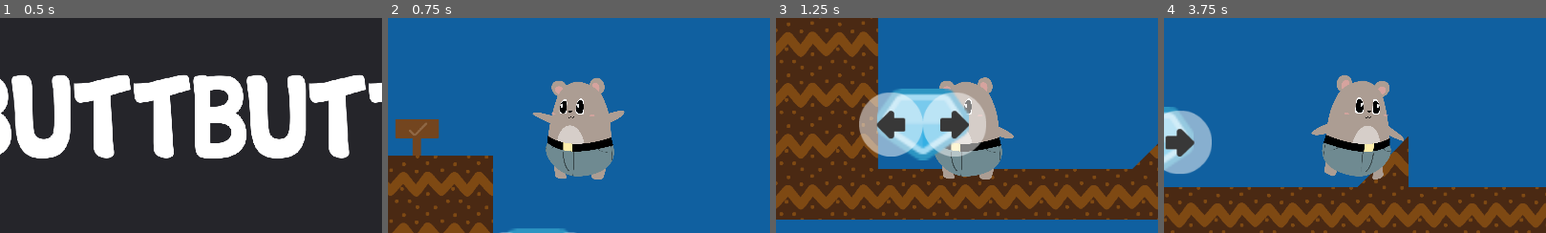
Above: before the commit, frames 1-4 (left to right).
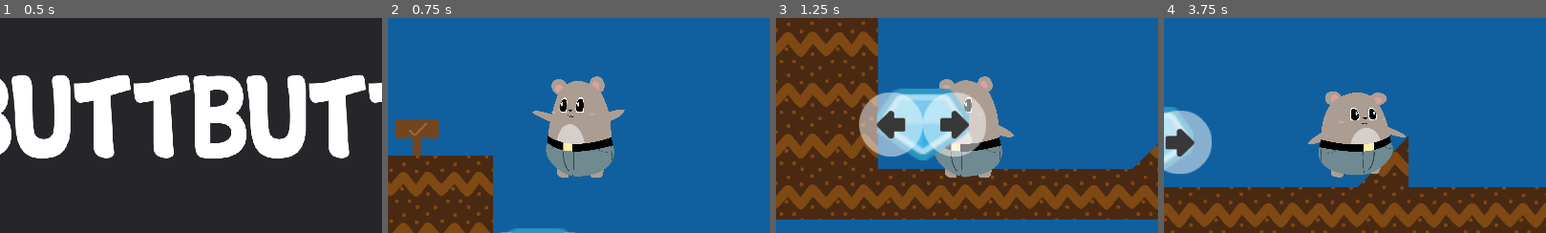
Above: after the commit, the same moments.

Repository: arnaudcoj/buttbutt_adventures
Game: Godot game, scene res://Main/scenes/Main.tscn
Two runs of this game, one before a commit and one after it. Both use one fixed random seed, a clock stepped at 60 frames per second and the inputs below.
Inputs (mouse positions are % of the whole screen's width and height, from its top left):
- Up to frame 1 (0.5 s): no input
- Up to frame 2 (0.75 s): tap Enter (ui_accept) at 0.5 s; move the mouse to (72, 45) at 0.52 s; hold Right (right_action) from 0.53 s (still down); click (72, 45) at 0.67 s
- Up to frame 3 (1.25 s): keep holding Right (right_action); tap Enter (ui_accept) at 0.77 s
- Up to frame 4 (3.75 s): move the mouse to (30, 55) at 1.27 s; tap Enter (ui_accept) at 1.52, 3.02 s; move the mouse to (60, 28) at 2.02 s; release Right (right_action) at 2.03 s; hold Left (left_action) 2.03-2.78 s; move the mouse to (45, 70) at 2.77 s; hold Right (right_action) from 2.78 s (still down); click (45, 70) at 2.92 s; move the mouse to (80, 65) at 3.52 s
The pictures show only the part of the screen within x 25-75%, y 24-74%; the shares and areas given below are measured in that part.

Frame 1 is identical in both runs. In frame 2, 0.6% of the frame differs, in the area x 37-62%, y 27-76%; in frame 3, 0.4%; in frame 4, 3.0%, in the area x 37-64%, y 26-76%.
Error in both runs: Trying to assign value of type 'Node' to a variable of type 'KinematicBody2D'. (res://Main/scripts/Splash.gd:4)

Commit message:
better walk animation

Diff:
--- a/sources/entities/buttbutt/Skeleton.tscn
+++ b/sources/entities/buttbutt/Skeleton.tscn
@@ -130,8 +130,68 @@
 "update": 0,
 "values": [ Vector2( 1, 1 ) ]
 }
-
-[sub_resource type="Animation" id=5]
+tracks/9/type = "value"
+tracks/9/path = NodePath("Front/ButtPivot/Butt/BodyPivot/Body/LeftEarPivot:rotation_degrees")
+tracks/9/interp = 1
+tracks/9/loop_wrap = true
+tracks/9/imported = false
+tracks/9/enabled = true
+tracks/9/keys = {
+"times": PoolRealArray( 0 ),
+"transitions": PoolRealArray( 1 ),
+"update": 0,
+"values": [ 0.0 ]
+}
+tracks/10/type = "value"
+tracks/10/path = NodePath("Front/ButtPivot/Butt/BodyPivot/Body/RightEarPivot:rotation_degrees")
+tracks/10/interp = 1
+tracks/10/loop_wrap = true
+tracks/10/imported = false
+tracks/10/enabled = true
+tracks/10/keys = {
+"times": PoolRealArray( 0 ),
+"transitions": PoolRealArray( 1 ),
+"update": 0,
+"values": [ 0.0 ]
+}
+tracks/11/type = "value"
+tracks/11/path = NodePath("Front/ButtPivot/Butt/BodyPivot/Body/FacePivot/Face/FaceRemoteTransform:position")
+tracks/11/interp = 1
+tracks/11/loop_wrap = true
+tracks/11/imported = false
+tracks/11/enabled = true
+tracks/11/keys = {
+"times": PoolRealArray( 0 ),
+"transitions": PoolRealArray( 1 ),
+"update": 0,
+"values": [ Vector2( -8.73872, -56.4044 ) ]
+}
+tracks/12/type = "value"
+tracks/12/path = NodePath("Front/ButtPivot/Butt/RightLegPivot/RightLeg:position")
+tracks/12/interp = 1
+tracks/12/loop_wrap = true
+tracks/12/imported = false
+tracks/12/enabled = true
+tracks/12/keys = {
+"times": PoolRealArray( 0 ),
+"transitions": PoolRealArray( 1 ),
+"update": 0,
+"values": [ Vector2( -4.99264, 35.636 ) ]
+}
+tracks/13/type = "value"
+tracks/13/path = NodePath("Front/ButtPivot/Butt/LeftLegPivot/LeftLeg:position")
+tracks/13/interp = 1
+tracks/13/loop_wrap = true
+tracks/13/imported = false
+tracks/13/enabled = true
+tracks/13/keys = {
+"times": PoolRealArray( 0 ),
+"transitions": PoolRealArray( 1 ),
+"update": 0,
+"values": [ Vector2( 7.42024, 31.2443 ) ]
+}
+
+[sub_resource type="Animation" id=2]
 resource_name = "Fall"
 length = 0.001
 tracks/0/type = "value"
@@ -243,9 +303,7 @@
 "values": [ Vector2( 1, 1 ) ]
 }
 
-[sub_resource type="Animation" id=2]
-resource_name = "Idle"
-length = 2.0
+[sub_resource type="Animation" id=3]
 loop = true
 tracks/0/type = "bezier"
 tracks/0/path = NodePath("Front/ButtPivot/Butt/BodyPivot/Body:scale:x")
@@ -255,7 +313,7 @@
 tracks/0/enabled = true
 tracks/0/keys = {
 "points": PoolRealArray( 1, -0.25, 0, 0.25, 0, 1.05, -0.25, 0, 0.25, 0, 1, -0.25, 0, 0.25, 0, 1, -0.25, 0, 0.25, 0 ),
-"times": PoolRealArray( 0, 0.8, 1.6, 2 )
+"times": PoolRealArray( 0, 0.4, 0.8, 1 )
 }
 tracks/1/type = "bezier"
 tracks/1/path = NodePath("Front/ButtPivot/Butt/BodyPivot/Body:scale:y")
@@ -265,7 +323,7 @@
 tracks/1/enabled = true
 tracks/1/keys = {
 "points": PoolRealArray( 1, -0.25, 0, 0.25, 0, 1, -0.25, 0, 0.25, 0, 1.05, -0.25, 0, 0.25, 0, 1, -0.25, 0, 0.25, 0 ),
-"times": PoolRealArray( 0, 0.4, 1.1, 2 )
+"times": PoolRealArray( 0, 0.2, 0.55, 1 )
 }
 tracks/2/type = "bezier"
 tracks/2/path = NodePath("Front/ButtPivot/Butt/BodyPivot/Body:position:x")
@@ -285,7 +343,7 @@
 tracks/3/enabled = true
 tracks/3/keys = {
 "points": PoolRealArray( -75.2619, -0.25, 0, 0.25, 0, -83, -0.25, 0, 0.25, 0, -75.262, -0.25, 0, 0.25, 0 ),
-"times": PoolRealArray( 0, 0.9, 2 )
+"times": PoolRealArray( 0, 0.45, 1 )
 }
 tracks/4/type = "value"
 tracks/4/path = NodePath("Front/ButtPivot/Butt/ButtSprite:scale")
@@ -294,7 +352,7 @@
 tracks/4/imported = false
 tracks/4/enabled = true
 tracks/4/keys = {
-"times": PoolRealArray( 0, 0.9, 2 ),
+"times": PoolRealArray( 0, 0.4, 1 ),
 "transitions": PoolRealArray( 1, 1, 1 ),
 "update": 0,
 "values": [ Vector2( 0.27, 0.27 ), Vector2( 0.285, 0.27 ), Vector2( 0.27, 0.27 ) ]
@@ -372,8 +430,7 @@
 "values": [ 0.0 ]
 }
 
-[sub_resource type="Animation" id=3]
-resource_name = "Jump"
+[sub_resource type="Animation" id=4]
 length = 2.0
 tracks/0/type = "bezier"
 tracks/0/path = NodePath("Front/ButtPivot/Butt/BodyPivot/Body:scale:x")
@@ -500,132 +557,176 @@
 "values": [ 45.0 ]
 }
 
-[sub_resource type="Animation" id=4]
-length = 2.0
+[sub_resource type="Animation" id=5]
+length = 0.7
 loop = true
-tracks/0/type = "bezier"
-tracks/0/path = NodePath("Front/ButtPivot/Butt/BodyPivot/Body:scale:x")
+tracks/0/type = "value"
+tracks/0/path = NodePath("Front/ButtPivot/Butt/ButtSprite:scale")
 tracks/0/interp = 1
 tracks/0/loop_wrap = true
 tracks/0/imported = false
 tracks/0/enabled = true
 tracks/0/keys = {
-"points": PoolRealArray( 1, -0.25, 0, 0.25, 0, 1.05, -0.25, 0, 0.25, 0, 1, -0.25, 0, 0.25, 0, 1, -0.25, 0, 0.25, 0 ),
-"times": PoolRealArray( 0, 0.8, 1.6, 2 )
-}
-tracks/1/type = "bezier"
-tracks/1/path = NodePath("Front/ButtPivot/Butt/BodyPivot/Body:scale:y")
+"times": PoolRealArray( 0.2, 0.6 ),
+"transitions": PoolRealArray( -2, -2 ),
+"update": 0,
+"values": [ Vector2( 0.3, 0.25 ), Vector2( 0.26, 0.3 ) ]
+}
+tracks/1/type = "value"
+tracks/1/path = NodePath("Front/ButtPivot/Butt/RightLegPivot:rotation_degrees")
 tracks/1/interp = 1
 tracks/1/loop_wrap = true
 tracks/1/imported = false
 tracks/1/enabled = true
 tracks/1/keys = {
-"points": PoolRealArray( 1, -0.25, 0, 0.25, 0, 1, -0.25, 0, 0.25, 0, 1.05, -0.25, 0, 0.25, 0, 1, -0.25, 0, 0.25, 0 ),
-"times": PoolRealArray( 0, 0.4, 1.1, 2 )
-}
-tracks/2/type = "bezier"
-tracks/2/path = NodePath("Front/ButtPivot/Butt/BodyPivot/Body:position:x")
+"times": PoolRealArray( 0.2, 0.5 ),
+"transitions": PoolRealArray( 1, 1 ),
+"update": 0,
+"values": [ -37.8536, 24.6038 ]
+}
+tracks/2/type = "value"
+tracks/2/path = NodePath("Front/ButtPivot/Butt/LeftLegPivot:rotation_degrees")
 tracks/2/interp = 1
 tracks/2/loop_wrap = true
 tracks/2/imported = false
 tracks/2/enabled = true
 tracks/2/keys = {
-"points": PoolRealArray( 0.0965538, -0.25, 0, 0.25, 0 ),
-"times": PoolRealArray( 0 )
-}
-tracks/3/type = "bezier"
-tracks/3/path = NodePath("Front/ButtPivot/Butt/BodyPivot/Body:position:y")
+"times": PoolRealArray( 0.3, 0.6 ),
+"transitions": PoolRealArray( 1, 1 ),
+"update": 0,
+"values": [ -15.0, 21.5918 ]
+}
+tracks/3/type = "value"
+tracks/3/path = NodePath("Front/ButtPivot:rotation_degrees")
 tracks/3/interp = 1
 tracks/3/loop_wrap = true
 tracks/3/imported = false
 tracks/3/enabled = true
 tracks/3/keys = {
-"points": PoolRealArray( -75.2619, -0.25, 0, 0.25, 0, -83, -0.25, 0, 0.25, 0, -75.262, -0.25, 0, 0.25, 0 ),
-"times": PoolRealArray( 0, 0.9, 2 )
+"times": PoolRealArray( 0.3, 0.6 ),
+"transitions": PoolRealArray( 1, 1 ),
+"update": 0,
+"values": [ 2.0, -2.0 ]
 }
 tracks/4/type = "value"
-tracks/4/path = NodePath("Front/ButtPivot/Butt/ButtSprite:scale")
+tracks/4/path = NodePath("Front/ButtPivot/Butt/BodyPivot/Body/RightArmPivot:rotation_degrees")
 tracks/4/interp = 1
 tracks/4/loop_wrap = true
 tracks/4/imported = false
 tracks/4/enabled = true
 tracks/4/keys = {
-"times": PoolRealArray( 0, 0.7, 2 ),
-"transitions": PoolRealArray( 1, 1, 1 ),
-"update": 0,
-"values": [ Vector2( 0.27, 0.27 ), Vector2( 0.285, 0.27 ), Vector2( 0.27, 0.27 ) ]
+"times": PoolRealArray( 0.4, 0.7 ),
+"transitions": PoolRealArray( -2, -2 ),
+"update": 0,
+"values": [ -5.0, 10.0 ]
 }
 tracks/5/type = "value"
-tracks/5/path = NodePath("Front/ButtPivot/Butt/RightLegPivot:rotation_degrees")
+tracks/5/path = NodePath("Front/ButtPivot/Butt/BodyPivot/Body/LeftArmPivot:rotation_degrees")
 tracks/5/interp = 1
 tracks/5/loop_wrap = true
 tracks/5/imported = false
 tracks/5/enabled = true
 tracks/5/keys = {
-"times": PoolRealArray( 0.6, 1.3 ),
-"transitions": PoolRealArray( 1, 1 ),
-"update": 0,
-"values": [ -28.0, 28.0 ]
+"times": PoolRealArray( 0.3, 0.6 ),
+"transitions": PoolRealArray( -2, -2 ),
+"update": 0,
+"values": [ 10.0, -5.0 ]
 }
 tracks/6/type = "value"
-tracks/6/path = NodePath("Front/ButtPivot/Butt/LeftLegPivot:rotation_degrees")
+tracks/6/path = NodePath("Front/ButtPivot/Butt:scale")
 tracks/6/interp = 1
 tracks/6/loop_wrap = true
 tracks/6/imported = false
 tracks/6/enabled = true
 tracks/6/keys = {
-"times": PoolRealArray( 0.8, 1.5 ),
-"transitions": PoolRealArray( 1, 1 ),
-"update": 0,
-"values": [ 15.0, -28.0 ]
+"times": PoolRealArray( 0 ),
+"transitions": PoolRealArray( 1 ),
+"update": 0,
+"values": [ Vector2( 1, 1 ) ]
 }
 tracks/7/type = "value"
-tracks/7/path = NodePath("Front/ButtPivot:rotation_degrees")
+tracks/7/path = NodePath("Front/ButtPivot/Butt/BodyPivot/Body:scale")
 tracks/7/interp = 1
 tracks/7/loop_wrap = true
 tracks/7/imported = false
 tracks/7/enabled = true
 tracks/7/keys = {
-"times": PoolRealArray( 0.8, 1.6 ),
-"transitions": PoolRealArray( 1, 1 ),
-"update": 0,
-"values": [ 5.0, -5.0 ]
+"times": PoolRealArray( 0.2, 0.6 ),
+"transitions": PoolRealArray( -2, -2 ),
+"update": 0,
+"values": [ Vector2( 1.1, 0.8 ), Vector2( 0.95, 1.05 ) ]
 }
 tracks/8/type = "value"
-tracks/8/path = NodePath("Front/ButtPivot/Butt/BodyPivot/Body/RightArmPivot:rotation_degrees")
+tracks/8/path = NodePath("Front/ButtPivot/Butt/BodyPivot/Body:position")
 tracks/8/interp = 1
 tracks/8/loop_wrap = true
 tracks/8/imported = false
 tracks/8/enabled = true
 tracks/8/keys = {
-"times": PoolRealArray( 0 ),
-"transitions": PoolRealArray( 1 ),
-"update": 0,
-"values": [ 0.0 ]
+"times": PoolRealArray( 0.2, 0.6 ),
+"transitions": PoolRealArray( -2, -2 ),
+"update": 0,
+"values": [ Vector2( 0.097, -65 ), Vector2( 0.097, -85 ) ]
 }
 tracks/9/type = "value"
-tracks/9/path = NodePath("Front/ButtPivot/Butt/BodyPivot/Body/LeftArmPivot:rotation_degrees")
+tracks/9/path = NodePath("Front/ButtPivot/Butt/BodyPivot/Body/RightEarPivot:rotation_degrees")
 tracks/9/interp = 1
 tracks/9/loop_wrap = true
 tracks/9/imported = false
 tracks/9/enabled = true
 tracks/9/keys = {
-"times": PoolRealArray( 0 ),
-"transitions": PoolRealArray( 1 ),
-"update": 0,
-"values": [ 0.0 ]
+"times": PoolRealArray( 0.3, 0.7 ),
+"transitions": PoolRealArray( -2, -2 ),
+"update": 0,
+"values": [ -20.0, 15.0 ]
 }
 tracks/10/type = "value"
-tracks/10/path = NodePath("Front/ButtPivot/Butt:scale")
+tracks/10/path = NodePath("Front/ButtPivot/Butt/BodyPivot/Body/LeftEarPivot:rotation_degrees")
 tracks/10/interp = 1
 tracks/10/loop_wrap = true
 tracks/10/imported = false
 tracks/10/enabled = true
 tracks/10/keys = {
-"times": PoolRealArray( 0 ),
-"transitions": PoolRealArray( 1 ),
-"update": 0,
-"values": [ Vector2( 1, 1 ) ]
+"times": PoolRealArray( 0.3, 0.7 ),
+"transitions": PoolRealArray( -2, -2 ),
+"update": 0,
+"values": [ 20.0, -15.0 ]
+}
+tracks/11/type = "value"
+tracks/11/path = NodePath("Front/ButtPivot/Butt/BodyPivot/Body/FacePivot/Face/FaceRemoteTransform:position")
+tracks/11/interp = 1
+tracks/11/loop_wrap = true
+tracks/11/imported = false
+tracks/11/enabled = true
+tracks/11/keys = {
+"times": PoolRealArray( 0.3, 0.7 ),
+"transitions": PoolRealArray( 1, 1 ),
+"update": 0,
+"values": [ Vector2( -8.739, -50 ), Vector2( -8.739, -63 ) ]
+}
+tracks/12/type = "value"
+tracks/12/path = NodePath("Front/ButtPivot/Butt/LeftLegPivot/LeftLeg:position")
+tracks/12/interp = 1
+tracks/12/loop_wrap = true
+tracks/12/imported = false
+tracks/12/enabled = true
+tracks/12/keys = {
+"times": PoolRealArray( 0.1, 0.6 ),
+"transitions": PoolRealArray( 1, 1 ),
+"update": 0,
+"values": [ Vector2( -1.30145, 35.452 ), Vector2( 13.5905, 18.8994 ) ]
+}
+tracks/13/type = "value"
+tracks/13/path = NodePath("Front/ButtPivot/Butt/RightLegPivot/RightLeg:position")
+tracks/13/interp = 1
+tracks/13/loop_wrap = true
+tracks/13/imported = false
+tracks/13/enabled = true
+tracks/13/keys = {
+"times": PoolRealArray( 0.3, 0.6 ),
+"transitions": PoolRealArray( 1, 1 ),
+"update": 0,
+"values": [ Vector2( -19.7287, 22.1194 ), Vector2( -7.5018, 39.3054 ) ]
 }
 
 [node name="Skeleton" type="Node2D"]
@@ -639,7 +740,7 @@
 [node name="Butt" type="Node2D" parent="Front/ButtPivot"]
 
 [node name="BodyPivot" type="Position2D" parent="Front/ButtPivot/Butt"]
-position = Vector2( 0, 7.809 )
+position = Vector2( 0, 4.33256 )
 
 [node name="Body" type="Node2D" parent="Front/ButtPivot/Butt/BodyPivot"]
 position = Vector2( 0.0965538, -75.2619 )
@@ -686,7 +787,6 @@
 [node name="LeftArmPivot" type="Position2D" parent="Front/ButtPivot/Butt/BodyPivot/Body"]
 editor/display_folded = true
 position = Vector2( 35.6503, -7.04203 )
-rotation = -0.785398
 
 [node name="LeftArm" type="Node2D" parent="Front/ButtPivot/Butt/BodyPivot/Body/LeftArmPivot"]
 editor/display_folded = true
@@ -701,7 +801,6 @@
 
 [node name="RightArmPivot" type="Position2D" parent="Front/ButtPivot/Butt/BodyPivot/Body"]
 position = Vector2( -45.3331, -10.563 )
-rotation = 0.785398
 
 [node name="RightArm" type="Node2D" parent="Front/ButtPivot/Butt/BodyPivot/Body/RightArmPivot"]
 position = Vector2( -34.2886, -15.4744 )
@@ -724,7 +823,7 @@
 position = Vector2( 37.815, 1.32684 )
 
 [node name="LeftLeg" type="Node2D" parent="Front/ButtPivot/Butt/LeftLegPivot"]
-position = Vector2( 10.084, 34.5974 )
+position = Vector2( 7.42024, 31.2443 )
 __meta__ = {
 "_edit_group_": true
 }
@@ -737,7 +836,7 @@
 position = Vector2( -37.815, -1.32684 )
 
 [node name="RightLeg" type="Node2D" parent="Front/ButtPivot/Butt/RightLegPivot"]
-position = Vector2( -11.2814, 37.8498 )
+position = Vector2( -4.99264, 35.636 )
 __meta__ = {
 "_edit_group_": true
 }
@@ -758,7 +857,7 @@
 
 [node name="RightEar" type="Node2D" parent="Front/RemoteSprites"]
 editor/display_folded = true
-position = Vector2( -51.9875, -100.842 )
+position = Vector2( -51.9875, -104.319 )
 __meta__ = {
 "_edit_group_": true,
 "_edit_lock_": true
@@ -770,9 +869,7 @@
 
 [node name="RightArm" type="Node2D" parent="Front/RemoteSprites"]
 editor/display_folded = true
-position = Vector2( -77.9123, -26.5946 )
-rotation = 0.785398
-scale = Vector2( 1, 1 )
+position = Vector2( -80.2191, -2.62094 )
 __meta__ = {
 "_edit_group_": true,
 "_edit_lock_": true
@@ -783,7 +880,7 @@
 texture = ExtResource( 9 )
 
 [node name="Face" type="Node2D" parent="Front/RemoteSprites"]
-position = Vector2( -17.2053, -51.303 )
+position = Vector2( -17.2053, -54.7794 )
 __meta__ = {
 "_edit_group_": true,
 "_edit_lock_": true
@@ -902,7 +999,7 @@
 
 [node name="AnimationPlayer" type="AnimationPlayer" parent="."]
 anims/Default = SubResource( 1 )
-anims/Fall = SubResource( 5 )
-anims/Idle = SubResource( 2 )
-anims/Jump = SubResource( 3 )
-anims/Walk = SubResource( 4 )
+anims/Fall = SubResource( 2 )
+anims/Idle = SubResource( 3 )
+anims/Jump = SubResource( 4 )
+anims/Walk = SubResource( 5 )
